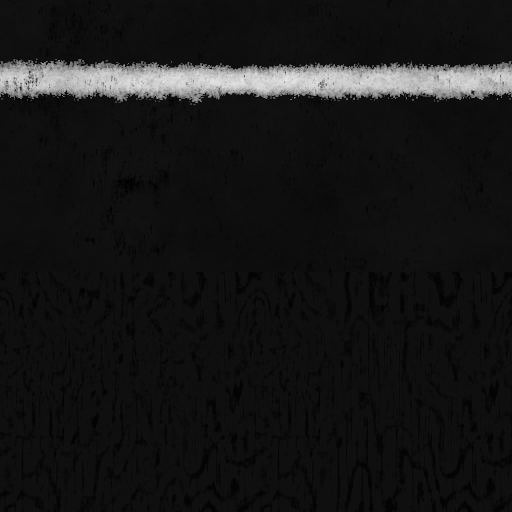
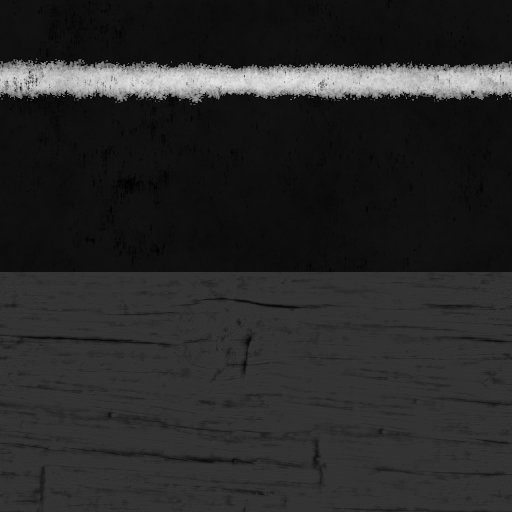
Before/after of a 512 × 512 layered artwork. What changed in the layer stack:
painted on "wood" over [0,272,512,512]
